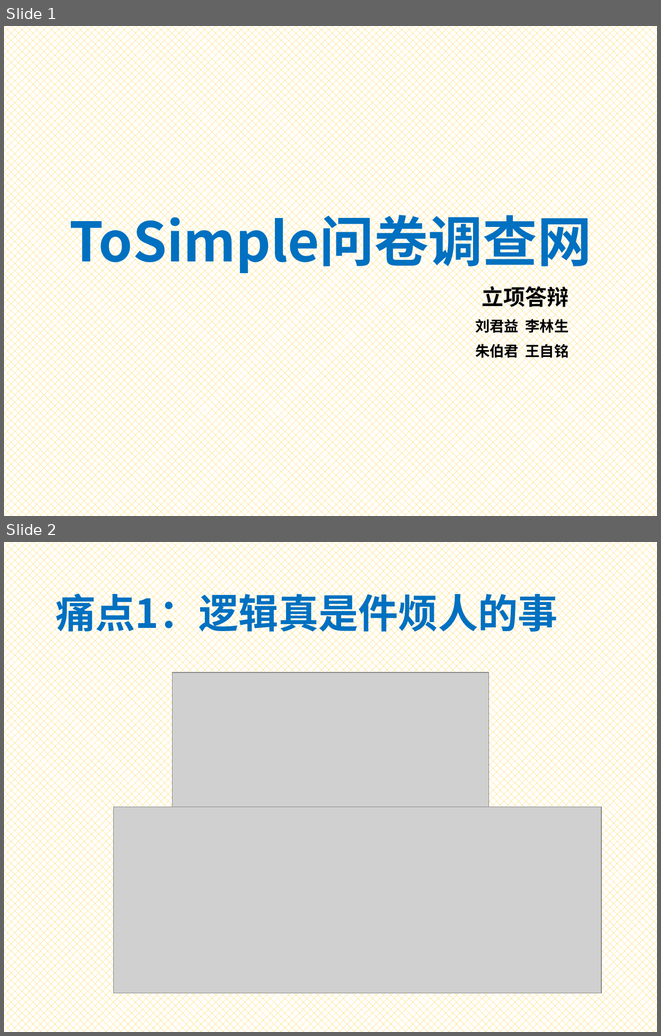
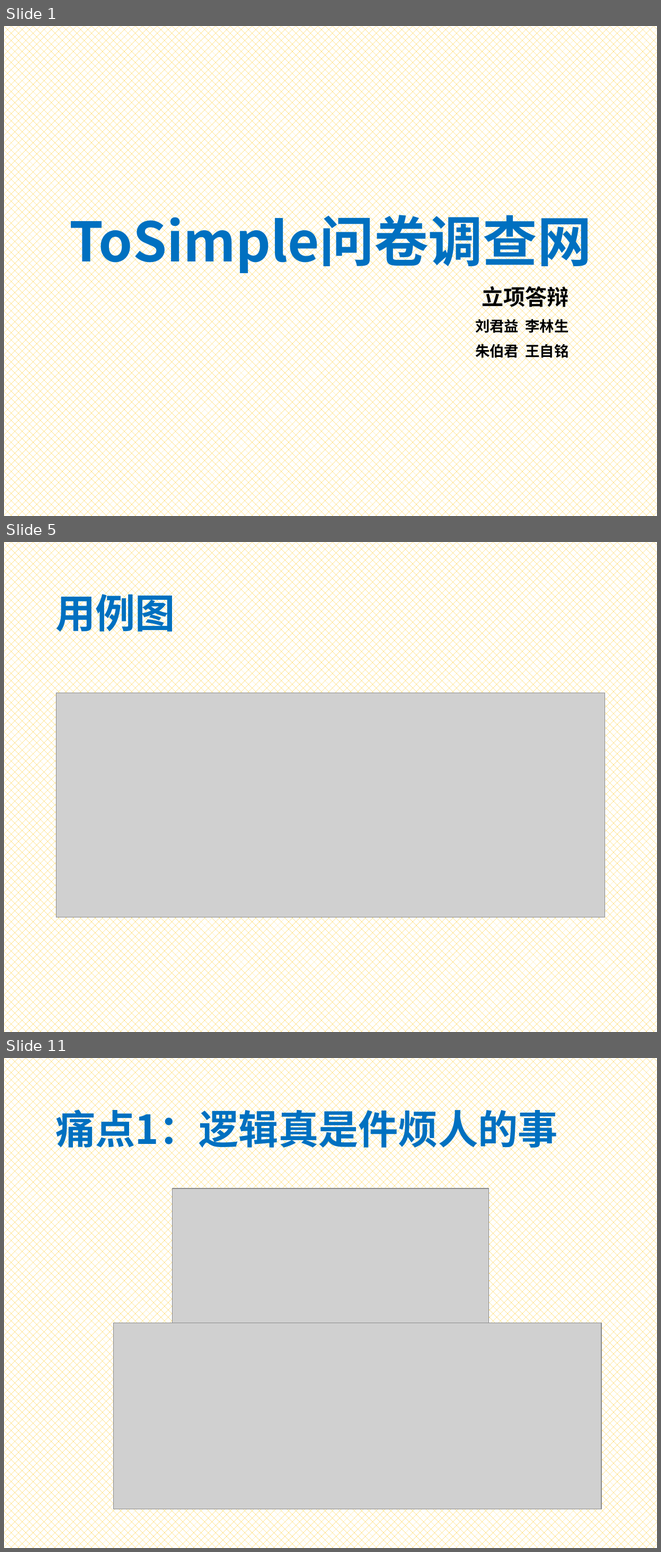
Before and after one commit to Bonjourz/to-simple, a slide deck: Presentation2 Template.pptx. Shown one above the other, each under a label of ours: slides 1 and 2 before the commit, slides 1, 5 and 11 after it; the slides between them are not shown. The pictures are 661x1036 and 661x1552 pixels, drawn with LibreOffice and Linux fonts; fonts in the diff are those of the drawing; grey boxes stand for pictures. Boxes give left, top, right and bottom in pixels: in the first picture for what was removed or moved away, otherwise in the second. Text is boxed around its words. In the diff, an @@ line names an element or a change of style, - is before the commit and + after.

```diff
--- a/Presentation2 Template.pptx
+++ b/Presentation2 Template.pptx
@@ slide 5 added at bbox=[4, 542, 657, 1032], background pattern #FFC000 on #FFFFFF @@
@@ title added at bbox=[55, 588, 175, 638], 44 pt, text #0070C0, bold @@
+用例图
@@ picture added at bbox=[56, 693, 604, 917] @@
@@ what was slide 2 is now slide 11 @@
```
Also in this commit, not shown: 2 slides changed, 18 other slides added, 6 slides removed.
